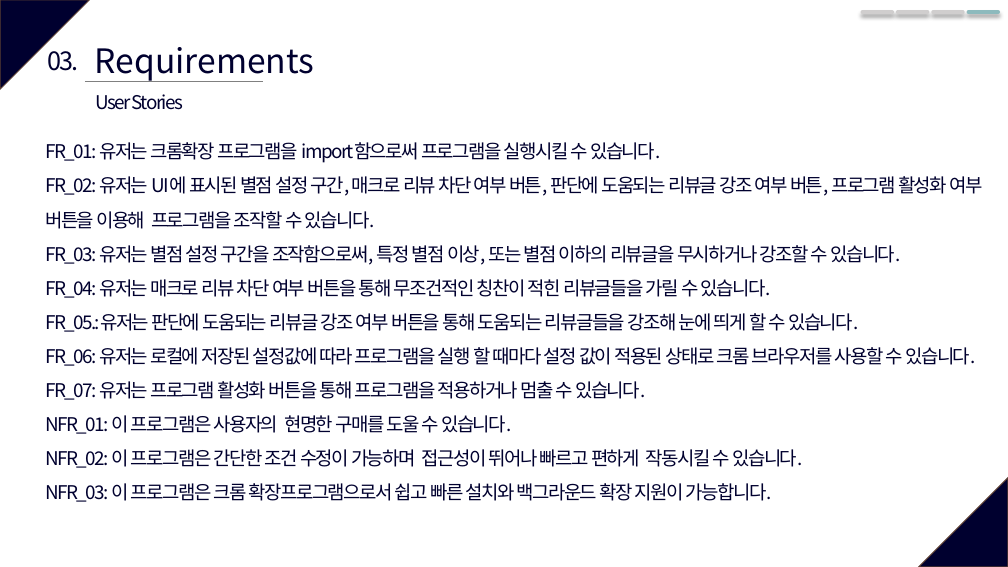
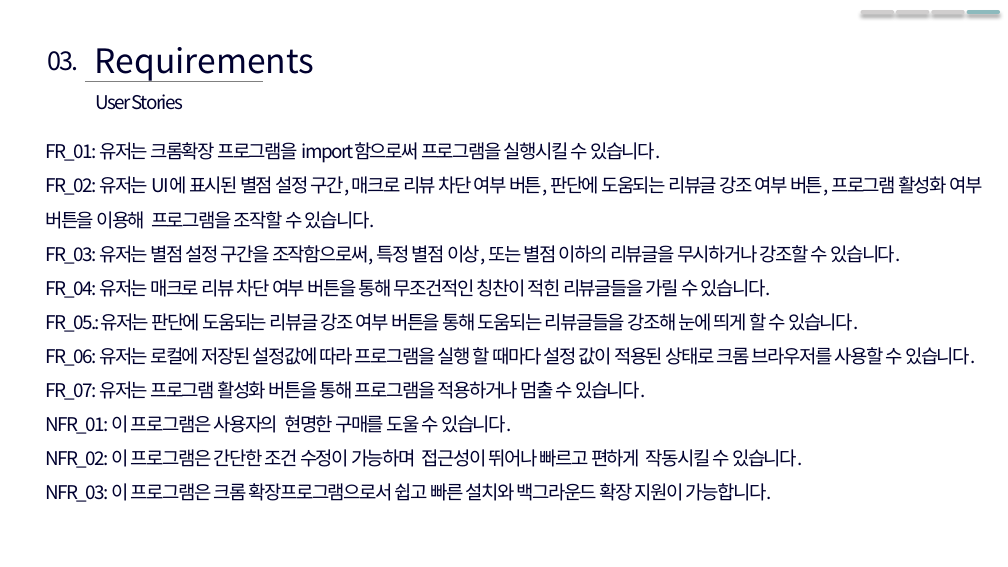
Before and after one commit to SWE-15-Team/Sentiment-Analysis-System, a slide deck: slide 2 of Checkpoint_1st.pptx (slide 10 before the commit). Drawn at 1008x567 pixels with LibreOffice and Linux fonts; fonts in the diff are those of the drawing. Boxes give left, top, right and bottom in pixels: in the first picture for what was removed or moved away, otherwise in the second. Text is boxed around its words. In the diff, an @@ line names an element or a change of style, - is before the commit and + after.

```diff
--- a/Checkpoint_1st.pptx
+++ b/Checkpoint_1st.pptx
@@ triangle removed at box(0, 0, 89, 89) @@
@@ triangle removed at box(919, 478, 1008, 567) @@
```
Also in this commit, not shown: 5 other slides changed, 1 slide added, 13 slides removed, 1 other file.
